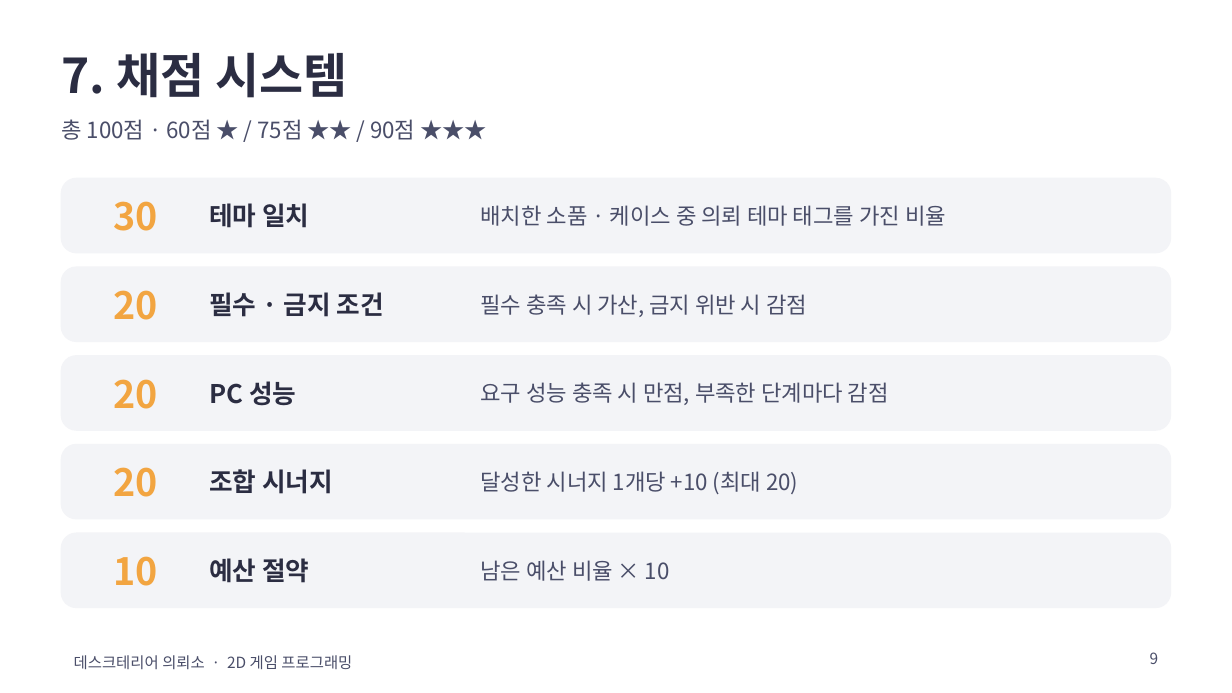
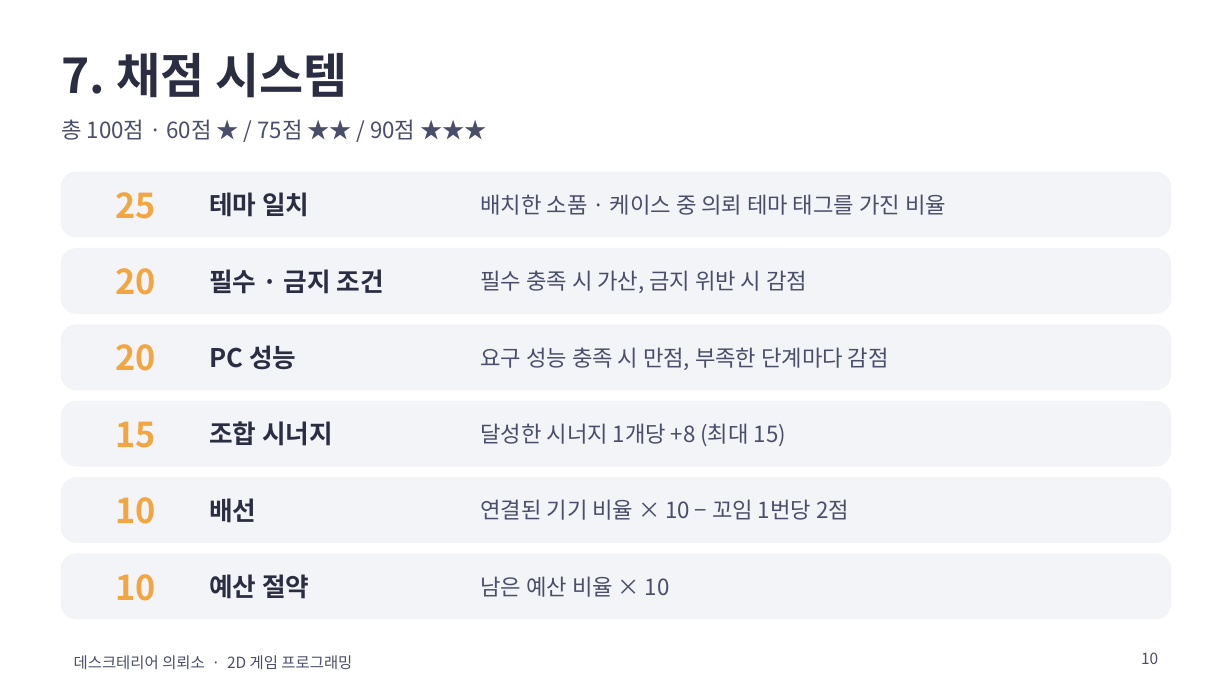
Before and after one commit to gladinoo/2DGAMEPROJECT, a slide deck: slide 10 of docs/데스크테리어의뢰소_기획서.pptx (slide 9 before the commit). Drawn at 1232x693 pixels with LibreOffice and Linux fonts; fonts in the diff are those of the drawing. Boxes give left, top, right and bottom in pixels: in the first picture for what was removed or moved away, otherwise in the second. Text is boxed around its words. In the diff, an @@ line names an element or a change of style, - is before the commit and + after.

```diff
--- a/docs/데스크테리어의뢰소_기획서.pptx
+++ b/docs/데스크테리어의뢰소_기획서.pptx
@@ rounded rectangle: place and size @@
-rounded rectangle at [62,179,1170,253]
+rounded rectangle at [62,172,1170,237]
@@ text "테마 일치": place and size @@
-text "테마 일치" at [209,203,309,228]
+text "테마 일치" at [209,192,309,217]
@@ text "배치한 소품 · 케이스 중 ...": place and size @@
-text "배치한 소품 · 케이스 중 ..." at [480,205,946,226]
+text "배치한 소품 · 케이스 중 ..." at [480,194,946,215]
@@ text at [115,192,155,219]: text changed; size 22 to 20 pt @@
-30
+25
@@ rounded rectangle: place and size @@
-rounded rectangle at [62,267,1170,341]
+rounded rectangle at [62,249,1170,313]
@@ text "20": place and size @@
-text "20" at [113,290,157,320]
+text "20" at [115,268,155,295]
@@ text "필수 · 금지 조건": place and size @@
-text "필수 · 금지 조건" at [209,292,383,317]
+text "필수 · 금지 조건" at [209,269,383,294]
@@ text "필수 충족 시 가산, 금지 ...": place and size @@
-text "필수 충족 시 가산, 금지 ..." at [480,294,807,317]
+text "필수 충족 시 가산, 금지 ..." at [480,270,807,293]
@@ rounded rectangle: place and size @@
-rounded rectangle at [62,356,1170,430]
+rounded rectangle at [62,325,1170,389]
@@ text "20": place and size @@
-text "20" at [113,379,157,409]
+text "20" at [115,344,155,371]
@@ text "PC 성능": place and size @@
-text "PC 성능" at [209,381,296,406]
+text "PC 성능" at [209,345,296,370]
@@ text "요구 성능 충족 시 만점, ...": place and size @@
-text "요구 성능 충족 시 만점, ..." at [480,382,889,405]
+text "요구 성능 충족 시 만점, ..." at [480,347,889,370]
@@ rounded rectangle: place and size @@
-rounded rectangle at [62,445,1170,519]
+rounded rectangle at [62,402,1170,466]
@@ text "조합 시너지": place and size @@
-text "조합 시너지" at [209,469,333,494]
+text "조합 시너지" at [209,421,333,446]
@@ text at [115,421,155,448]: text changed; size 22 to 20 pt @@
-20
+15
@@ text at [480,423,786,446]: text changed @@
-달성한 시너지 1개당 +10 (최대 20)
+달성한 시너지 1개당 +8 (최대 15)
@@ proportions changed in 5 elements at [62,172,1170,237], [62,249,1170,313], [62,325,1170,389], [62,402,1170,466], [62,478,1170,542] @@
@@ rounded rectangle: place and size @@
-rounded rectangle at [62,533,1170,607]
+rounded rectangle at [62,478,1170,542]
@@ size 22 to 20 pt in 3 elements at [115,268,155,295], [115,344,155,371], [115,497,155,524] @@
@@ text "10": place and size @@
-text "10" at [113,556,157,586]
+text "10" at [115,497,155,524]
@@ text added at [209,498,256,523], 15 pt, text #2B2D42, bold @@
+배선
@@ text added at [480,499,849,520], 13 pt, text #4A4E69 @@
+연결된 기기 비율 × 10 − 꼬임 1번당 2점
@@ rounded rectangle added at [62,554,1170,618], fill #F3F4F7, outline #F3F4F7 1 pt @@
@@ text "예산 절약": place and size @@
-text "예산 절약" at [209,558,309,583]
+text "예산 절약" at [209,574,309,599]
@@ text "남은 예산 비율 × 10": place and size @@
-text "남은 예산 비율 × 10" at [480,560,670,581]
+text "남은 예산 비율 × 10" at [480,576,670,597]
@@ text added at [115,574,155,601], 20 pt, text #F2A541, bold @@
+10
@@ page number at [1141,652,1158,664]: text changed @@
-9
+10
```
Also in this commit, not shown: 1 slide added, 1 other file.
